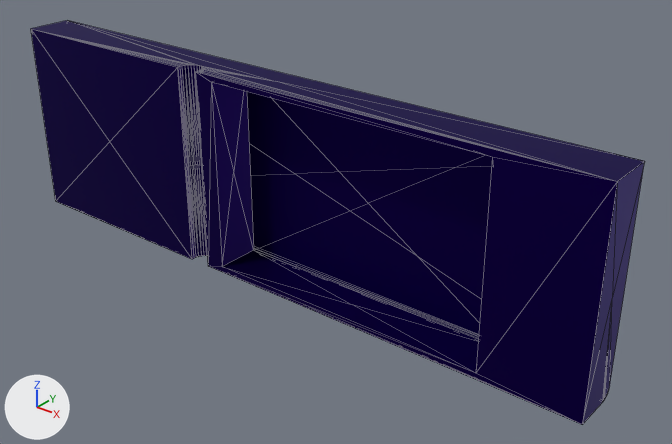
One commit to the glTF model public/home/computer.glb: the scene before it, then after it.
Camera for both pictures: a 50 mm lens placed at (0.437, -0.459, 0.269), pointed at (0.044, 0.033, -0.036). The lights are fixed; the arrows at lower left show +X, +Y and +Z. Mesh edges are drawn as thin lines. Where no turn or scale is listed for an object, it has been applied to the vertices. Vertices at the same position are counted once.

The first picture shows 'Body1'.
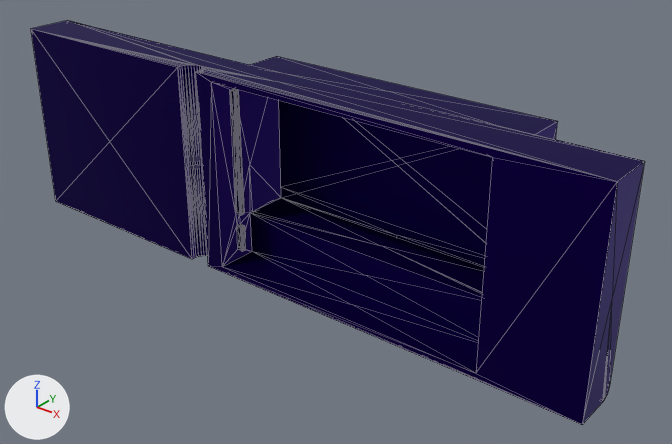
Where the change shows, as pixel boxes [x1, y1, x2, y2] in the pictures (672 x 444 px):
part 1 of me_body1_008, built on
    before: [211, 82, 492, 373]
    after: [211, 56, 558, 373]

The edits, one by one:
me_body1_008 is used by ob_body1; location (0.0, 0.0, 0.0132).
me_body1_008 had 105 vertices, 206 faces and spanned x -0.25..0.27, y -0.012..0.025, z -0.1..0.06.
me_body1_008 now has 369 vertices, 738 faces and spans x -0.25..0.27, y -0.012..0.06, z -0.1..0.06.
Part 1, on me_body1_008:
12 vertices are removed from x -0.035..0.195, y 0.006..0.025, z -0.099..0.055.
46 faces are deleted.
243 vertices are added at x -0.105..0.2, y 0.0..0.06, z -0.098..0.058.
6 new vertices lie (-0.076, 0.0, 0.0) away from vertices in x 0.27, y 0.02..0.025, z -0.099..-0.092.
5 new vertices lie (0.215, 0.0, 0.0) away from vertices in x -0.25, y 0.02..0.025, z -0.099..-0.092.
8 new vertices lie (-0.004, 0.0, 0.0) away from vertices in x -0.031, y 0.006..0.01, z -0.087..0.045.
554 new faces join them.
